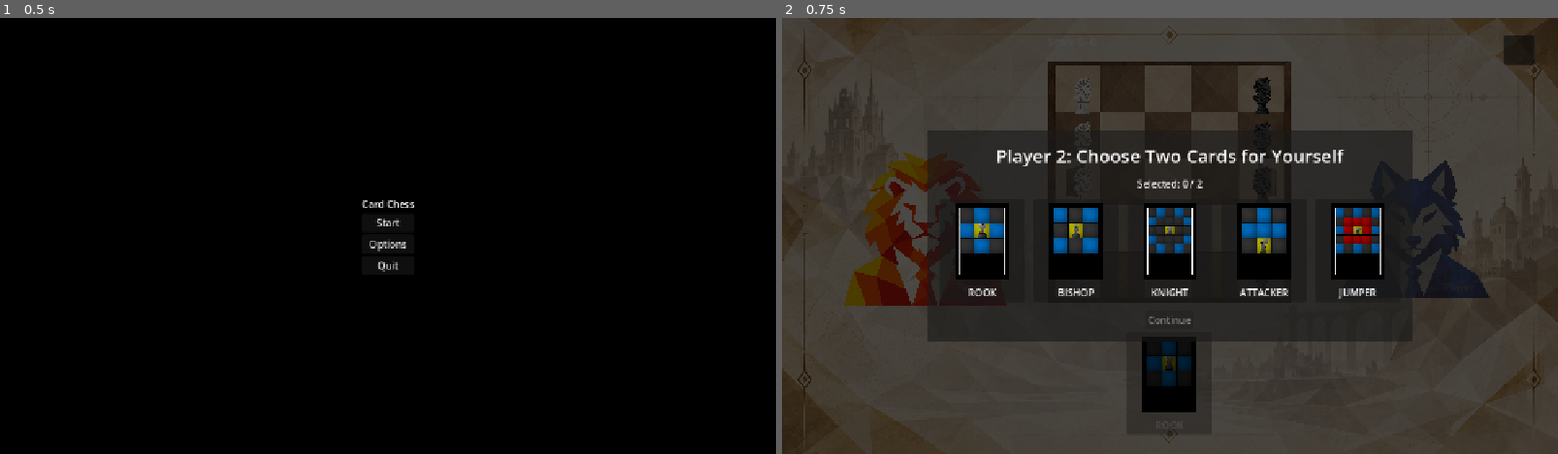
Above: before the commit, frames 1-2 (left to right).
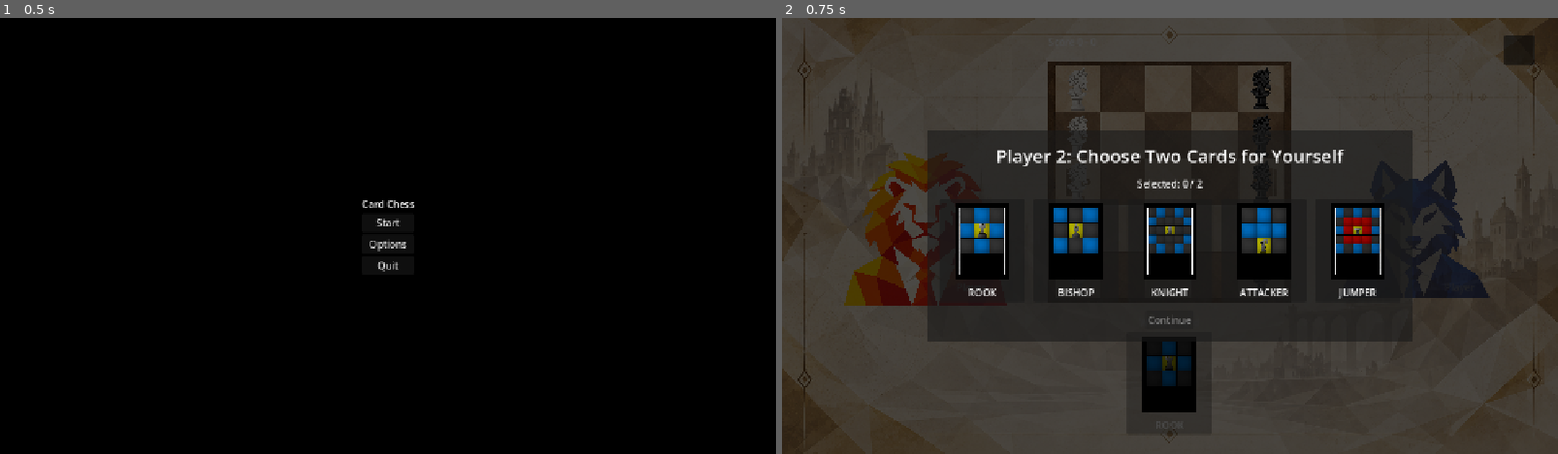
Above: after the commit, the same moments.

Repository: ryanh6/cardChess
Game: Godot game, scene res://scenes/main.tscn
Same seed, same stepped clock (60 frames per second), same inputs: the game is played once before the commit and once after it. The project has no main scene, so this scene is started directly.
Inputs:
- Up to frame 1 (0.5 s): no input
- Up to frame 2 (0.75 s): click "Start" at 0.5 s

Frame 1 is identical in both runs. In frame 2, 0.2% of the frame differs, in the area x 36-63%, y 11-39%.

Commit message:
Waiting card not updated fixed
Fix an issue in which the waiting card was not updated after the draft phase

Diff:
--- a/scenes/components/cellInterface.tscn
+++ b/scenes/components/cellInterface.tscn
@@ -45,9 +45,7 @@
 anchors_preset = 15
 anchor_right = 1.0
 anchor_bottom = 1.0
-offset_left = 4.0
-offset_top = 4.0
-offset_right = 3.0
-offset_bottom = 3.0
+offset_right = -1.0
+offset_bottom = -1.0
 grow_horizontal = 2
 grow_vertical = 2
--- a/scenes/components/gameBoardInterface.tscn
+++ b/scenes/components/gameBoardInterface.tscn
@@ -33,3 +33,5 @@
 anchor_bottom = 1.0
 grow_horizontal = 2
 grow_vertical = 2
+theme_override_constants/h_separation = 0
+theme_override_constants/v_separation = 0
--- a/scripts/interface/gameBoardInterface.gd
+++ b/scripts/interface/gameBoardInterface.gd
@@ -56,14 +56,14 @@
 	var margins: float
 
 	if useImage == true:
-		margins = 17.5
+		margins = 12.5
 	else:
 		margins = 0.0
 
-	cellGrid.offset_left = margins
-	cellGrid.offset_top = margins
-	cellGrid.offset_right = -margins
-	cellGrid.offset_bottom = -margins
+	cellGrid.offset_left = 9.5
+	cellGrid.offset_top = 8
+	cellGrid.offset_right = -11.5
+	cellGrid.offset_bottom = -8
 
 func isThrone(position: Vector2i, gridSize: int):
 	var centerColumn: int = gridSize / 2
--- a/scripts/logic/game.gd
+++ b/scripts/logic/game.gd
@@ -64,8 +64,11 @@
 	playerList[secondPlayerID].currentCards = secondPlayerCards.duplicate()
 	playerList[1 - secondPlayerID].currentCards = firstPlayerCards.duplicate()
 
-	for card in chosenCards:
-		allCards.erase(card)
+	for selectedCard in chosenCards:
+		for availableCard in allCards:
+			if availableCard.cardType == selectedCard.cardType:
+				allCards.erase(availableCard)
+				break
 
 	waitingCard = allCards[0]
 	phase = gamePhase.PLAYING
